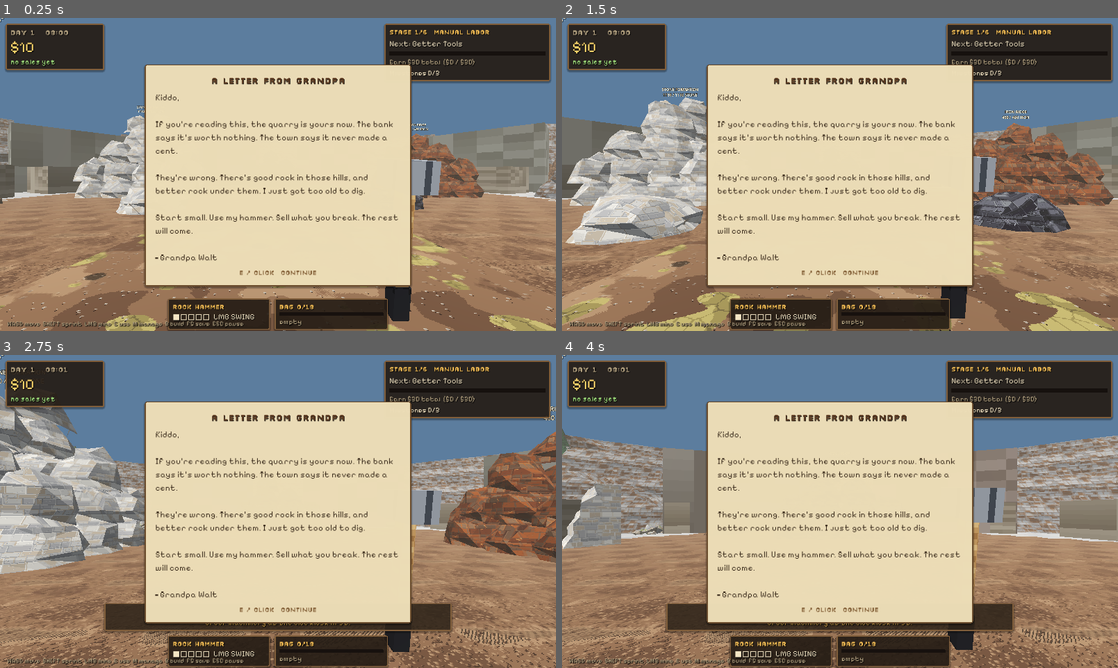
Above: before the commit, frames 1-4 (two rows, left to right).
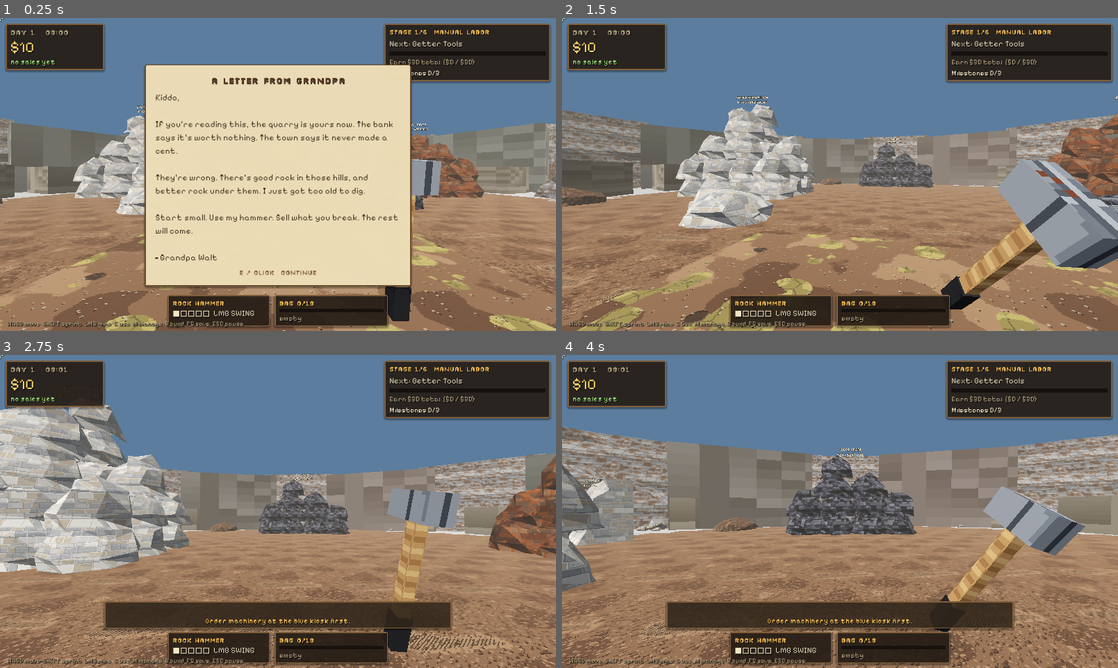
Above: after the commit, the same moments.

Repository: jafetmora79-lab/Quarry-Days
Game: Godot game, scene res://Main.tscn
The game is run twice, just before and just after one commit, with the same random seed, the same clock (stepped at 60 frames per second) and the same inputs.
Inputs (mouse positions are in pixels of both pictures, inside the frame that each line leads up to):
- Up to frame 1 (0.25 s): no input
- Up to frame 2 (1.5 s): tap Enter at 0.5 s; move the mouse to (867, 174) at 0.52 s; hold E (interact) 0.53-1.28 s; hold W (move_forward) from 0.53 s (still down); click (867, 174) at 0.67 s; tap Space at 0.77 s; move the mouse to (812, 174) at 1.27 s; tap E (interact) at 1.35 s; click (812, 174) at 1.42 s
- Up to frame 3 (2.75 s): keep holding W (move_forward); tap Space at 1.52 s; move the mouse to (289, 505) at 2.02 s; hold P (place_machine) from 2.03 s (still down); click (289, 505) at 2.17 s; tap E (interact) at 2.3 s
- Up to frame 4 (4 s): keep holding W (move_forward); move the mouse to (834, 517) at 2.77 s; release P (place_machine) at 2.78 s; tap R (rotate_machine) at 2.85 s; click (834, 517) at 2.92 s; tap Space at 3.02, 3.77 s; tap E (interact) at 3.05, 3.8 s; move the mouse to (878, 514) at 3.52 s; hold Shift (sprint) from 3.53 s (still down); click (878, 514) at 3.67 s

The runs differ from the first frame. In frame 1, 2.0% of the frame differs, in the area x 30-70%, y 88-100%; in frame 2, 65%, in the area x 0-100%, y 14-100%; in frame 3, 59%; in frame 4, 54%.

Commit message:
Phase 5 part 4: cozy office UI, story cards, HUD layout, docs
- Office restyled with the shared pixel theme; WORKERS / UPGRADES (tools,
  personal upgrades, rigs, permit) / STATS (lifetime sales, units by hand /
  staff / rigs, chunks, per-formation excavation); MILESTONES lists stages and
  discoveries.
- Milestone and stage toasts; story cards close with E / Esc / click and hold
  the player still; grandpa's lockbox discovery pays its bond once.
- HUD bottom bar grows upward and the prompt stays above it (no overlap at
  960x540 -> 1280x720 / 1920x1080).
- README / CHANGELOG for Phase 5; tests for story and HUD layout (113 checks).

Co-Authored-By: Claude Opus 5.5 <noreply@anthropic.com>
Claude-Session: https://claude.ai/code/session_01BdFm1wjR5z6zb62xMmDBqQ

Diff:
--- a/scripts/hud.gd
+++ b/scripts/hud.gd
@@ -25,6 +25,7 @@
 var bag_bar: ProgressBar
 var bag_items: Label
 var hint_label: Label
+var bottom: HBoxContainer
 var dura_root: Control
 var dura_bar: ProgressBar
 var dura_label: Label
@@ -117,7 +118,7 @@
 	status_label.custom_minimum_size = Vector2(266, 0)
 	v2.add_child(status_label)
 	# ---- bottom: tool + bag
-	var bottom := HBoxContainer.new()
+	bottom = HBoxContainer.new()
 	bottom.mouse_filter = Control.MOUSE_FILTER_IGNORE
 	bottom.add_theme_constant_override("separation", 8)
 	add_child(bottom)
@@ -132,6 +133,7 @@
 	bottom.offset_right = 190
 	bottom.offset_top = -56
 	bottom.offset_bottom = -8
+	bottom.grow_vertical = Control.GROW_DIRECTION_BEGIN
 	var tp := PanelContainer.new()
 	tp.mouse_filter = Control.MOUSE_FILTER_IGNORE
 	tp.custom_minimum_size = Vector2(176, 0)
@@ -353,6 +355,10 @@
 	prompt_alpha = move_toward(prompt_alpha, want_prompt, delta * 6.0)
 	prompt_panel.modulate.a = prompt_alpha
 	prompt_panel.visible = prompt_alpha > 0.01
+	# keep the prompt just above the tool/bag bar whatever their heights
+	var bar_top := bottom.get_global_rect().position.y
+	prompt_panel.offset_bottom = bar_top - 540.0 - 6.0
+	prompt_panel.offset_top = prompt_panel.offset_bottom - prompt_panel.get_combined_minimum_size().y
 	hint_label.visible = tutorial
 	# durability bar fade
 	dura_timer = maxf(0.0, dura_timer - delta)
--- a/scripts/main.gd
+++ b/scripts/main.gd
@@ -791,6 +791,14 @@
 		art.set_night(1.0 - day)
 
 func _unhandled_input(event: InputEvent) -> void:
+	if hud and hud.card_open():
+		if event.is_action_pressed("interact") or event.is_action_pressed("ui_cancel") or (event is InputEventMouseButton and event.pressed):
+			hud.close_card()
+			if menu == "":
+				player.locked = false
+				Input.mouse_mode = Input.MOUSE_MODE_CAPTURED
+			get_viewport().set_input_as_handled()
+		return
 	if driving and menu == "" and _driving_input(event):
 		return
 	if event.is_action_pressed("ui_cancel"):
@@ -1399,6 +1407,11 @@
 # ===================================================================== Phase 2
 
 func _on_milestone(id: String) -> void:
+	if hud:
+		var titles := {"first_employee": ["Milestone: First Employee", "Remote management (M) and +5% staff productivity"], "mechanized": ["Milestone: Mechanized Quarry", "Conveyor belts and the front loader unlocked"], "automated": ["Milestone: Automated Business", "The east expansion is open"]}
+		var t: Array = titles.get(id, [id, ""])
+		hud.toast(str(t[0]), str(t[1]), "milestone")
+		_sfx_unlock()
 	match id:
 		"first_employee": _notify("Milestone: First Employee - remote management (M) and +5% productivity unlocked")
 		"mechanized": _notify("Milestone: Mechanized Quarry - conveyor belts unlocked at the kiosk")
@@ -2311,7 +2324,8 @@
 func _show_intro() -> void:
 	var st: Dictionary = prog.cfg.get("story", {})
 	if hud and not prog.story["intro_seen"]:
-		hud.show_card(str(st.get("intro_title", "")), str(st.get("intro", "")), func(): prog.story["intro_seen"] = true)
+		player.locked = true
+		hud.show_card(str(st.get("intro_title", "")), str(st.get("intro", "")), func(): prog.story["intro_seen"] = true; player.locked = false)
 
 ## First formation fully cleared: grandpa's lockbox appears where the rock stood.
 func _on_formation_cleared(id: String) -> void:
--- a/scripts/management_ui.gd
+++ b/scripts/management_ui.gd
@@ -2,12 +2,12 @@
 ## Office management interface. Mouse driven; the world is paused while it is open.
 ## Sized for the 960x540 base canvas, which scales cleanly to 1280x720 and 1920x1080.
 
-const TABS := [["staff", "STAFF"], ["hire", "HIRE"], ["payroll", "PAYROLL"], ["production", "PRODUCTION"], ["equipment", "EQUIPMENT"], ["milestones", "MILESTONES"]]
-const INK := Color(0.93, 0.88, 0.74)
-const DIM := Color(0.62, 0.58, 0.48)
-const ACCENT := Color(0.95, 0.74, 0.30)
-const WARN := Color(1.0, 0.45, 0.35)
-const GOOD := Color(0.55, 0.85, 0.45)
+const TABS := [["staff", "WORKERS"], ["hire", "HIRE"], ["payroll", "PAYROLL"], ["production", "PRODUCTION"], ["equipment", "EQUIPMENT"], ["upgrades", "UPGRADES"], ["milestones", "MILESTONES"], ["stats", "STATS"]]
+const INK := QuarryTheme.INK
+const DIM := QuarryTheme.DIM
+const ACCENT := QuarryTheme.ACCENT
+const WARN := QuarryTheme.WARN
+const GOOD := QuarryTheme.GOOD
 
 var game
 var tab := "staff"
@@ -50,7 +50,7 @@
 		var b := Button.new()
 		b.text = t[1]
 		b.toggle_mode = true
-		b.custom_minimum_size = Vector2(96, 0)
+		b.custom_minimum_size = Vector2(88, 0)
 		b.pressed.connect(_set_tab.bind(t[0]))
 		tabs.add_child(b)
 		tab_buttons[t[0]] = b
@@ -67,20 +67,15 @@
 
 func _make_theme() -> Theme:
 	var t := Theme.new()
-	var font: Font = ThemeDB.fallback_font
-	if font is FontFile:
-		var pixel: FontFile = font.duplicate()
-		pixel.antialiasing = TextServer.FONT_ANTIALIASING_NONE
-		pixel.hinting = TextServer.HINTING_NONE
-		pixel.subpixel_positioning = TextServer.SUBPIXEL_POSITIONING_DISABLED
-		t.default_font = pixel
-	t.default_font_size = 12
-	t.set_stylebox("panel", "PanelContainer", _box(Color(0.07, 0.065, 0.055, 0.97), Color(0.62, 0.50, 0.28), 2, 10))
-	t.set_stylebox("normal", "Button", _box(Color(0.16, 0.14, 0.11), Color(0.45, 0.38, 0.24), 1, 4))
-	t.set_stylebox("hover", "Button", _box(Color(0.25, 0.21, 0.14), Color(0.75, 0.6, 0.3), 1, 4))
-	t.set_stylebox("pressed", "Button", _box(Color(0.40, 0.30, 0.13), Color(0.95, 0.74, 0.3), 1, 4))
-	t.set_stylebox("hover_pressed", "Button", _box(Color(0.40, 0.30, 0.13), Color(0.95, 0.74, 0.3), 1, 4))
-	t.set_stylebox("disabled", "Button", _box(Color(0.10, 0.10, 0.09), Color(0.25, 0.23, 0.2), 1, 4))
+	t.default_font = QuarryTheme.body()
+	t.default_font_size = 13
+	var frame := QuarryTheme.panel_box(Color(0.13, 0.1, 0.075, 0.97), QuarryTheme.BORDER_HI, 12, 4)
+	t.set_stylebox("panel", "PanelContainer", frame)
+	t.set_stylebox("normal", "Button", _box(Color(0.24, 0.18, 0.12), Color(0.5, 0.37, 0.23), 2, 4))
+	t.set_stylebox("hover", "Button", _box(Color(0.33, 0.25, 0.15), Color(0.72, 0.56, 0.34), 2, 4))
+	t.set_stylebox("pressed", "Button", _box(Color(0.47, 0.34, 0.16), Color(0.98, 0.76, 0.34), 2, 4))
+	t.set_stylebox("hover_pressed", "Button", _box(Color(0.47, 0.34, 0.16), Color(0.98, 0.76, 0.34), 2, 4))
+	t.set_stylebox("disabled", "Button", _box(Color(0.15, 0.12, 0.1), Color(0.3, 0.26, 0.21), 2, 4))
 	t.set_stylebox("focus", "Button", StyleBoxEmpty.new())
 	for type in ["OptionButton", "CheckBox"]:
 		t.set_stylebox("normal", type, _box(Color(0.12, 0.11, 0.09), Color(0.45, 0.38, 0.24), 1, 4))
@@ -101,7 +96,8 @@
 	b.bg_color = bg
 	b.border_color = border
 	b.set_border_width_all(width)
-	b.set_corner_radius_all(0)
+	b.set_corner_radius_all(2)
+	b.corner_detail = 2
 	b.set_content_margin_all(margin)
 	b.anti_aliasing = false
 	return b
@@ -130,7 +126,7 @@
 
 func _card() -> VBoxContainer:
 	var p := PanelContainer.new()
-	p.add_theme_stylebox_override("panel", _box(Color(0.11, 0.10, 0.085), Color(0.30, 0.26, 0.18), 1, 6))
+	p.add_theme_stylebox_override("panel", _box(Color(0.19, 0.145, 0.1), Color(0.36, 0.28, 0.19), 1, 7))
 	content.add_child(p)
 	var v := VBoxContainer.new()
 	v.add_theme_constant_override("separation", 4)
@@ -150,7 +146,7 @@
 func refresh() -> void:
 	var b: QuarryBusiness = game.business
 	var clock := int(game.state.clock_minutes)
-	header.text = "QUARRY OFFICE   DAY %d  %s   $%d   STAFF %d/%d" % [clock / 1440 + 1, game.fmt_time(clock), game.state.money, b.employees.size(), b.max_employees()]
+	header.text = "GRANDPA WALT'S QUARRY  -  DAY %d  %s   %s   STAFF %d/%d   STAGE: %s" % [clock / 1440 + 1, game.fmt_time(clock), QuarryTheme.money_text(game.state.money), b.employees.size(), b.max_employees(), str(game.prog.stage_info()["title"]).to_upper()]
 	for id in tab_buttons:
 		tab_buttons[id].button_pressed = id == tab
 	for child in content.get_children():
@@ -163,6 +159,8 @@
 		"production": _production(b)
 		"equipment": _equipment()
 		"milestones": _milestones(b)
+		"upgrades": _upgrades()
+		"stats": _stats(b)
 
 # ------------------------------------------------------------------ staff
 
@@ -354,16 +352,23 @@
 	auth.add_child(_label("SALES CLERK MAY SELL", ACCENT))
 	var row := _row()
 	auth.add_child(row)
-	for res in ["limestone", "coal", "iron_ore", "crushed_stone"]:
+	for res in QuarryState.RESOURCE_NAMES:
 		var cb := CheckBox.new()
-		cb.text = "%s (stock %d)" % [res.replace("_", " ").capitalize(), b.stock(res)]
+		cb.text = "%s %d" % [game.prog.display(res), b.stock(res)]
 		cb.button_pressed = b.authorized[res]
 		var key: String = res
 		cb.toggled.connect(func(on): b.authorized[key] = on)
 		row.add_child(cb)
 	var st := _card()
 	st.add_child(_label("STRUCTURES", ACCENT))
-	st.add_child(_label("Storage crate: %d/%d  (limestone %d, coal %d, iron %d, crushed %d)" % [game.state.total(game.state.storage), game.state.storage_capacity(), game.state.storage["limestone"], game.state.storage["coal"], game.state.storage["iron_ore"], game.state.storage["crushed_stone"]], INK, 11))
+	var held := []
+	for res in QuarryState.RESOURCE_NAMES:
+		if int(game.state.storage[res]) > 0:
+			held.append("%s %d" % [game.prog.display(res), int(game.state.storage[res])])
+	st.add_child(_label("Storage crate: %d/%d  %s" % [game.state.total(game.state.storage), game.state.storage_capacity(), ", ".join(held)], INK, 11))
+	for i in range(game.prog.rigs.size()):
+		var r: Dictionary = game.prog.rigs[i]
+		st.add_child(_label("%s #%d at %s: %s, %.0f/h, bin %d/%d" % [game.prog.machine(str(r["type"]))["title"], i + 1, game.prog.fdef(str(r["formation"]))["title"], r["status"], game.prog.rig_rate_per_hour(r), game.prog.rig_bin_total(r), game.prog.rig_bin_cap(r)], INK, 11))
 	for i in range(game.state.crushers.size()):
 		var c: Dictionary = game.state.crushers[i]
 		st.add_child(_label("Crusher #%d: hopper %d, input %d, output %d, %s" % [i + 1, c.get("hopper", 0), c["input"], c["output"], ("running %.0fs" % float(c["remaining"])) if c["running"] else "idle"], INK, 11))
@@ -376,6 +381,25 @@
 # ------------------------------------------------------------------ milestones
 
 func _milestones(b: QuarryBusiness) -> void:
+	var prog: QuarryProgression = game.prog
+	var sc := _card()
+	sc.add_child(_label("QUARRY STAGES", ACCENT))
+	for i in range(prog.stages().size()):
+		var st := prog.stage_info(i)
+		var done := i <= prog.stage
+		sc.add_child(_label("%s %d. %s  -  %s" % ["[x]" if done else "[ ]", i + 1, str(st["title"]).to_upper(), str(st["goal"])], GOOD if done else (ACCENT if i == prog.stage + 1 else DIM), 11))
+		if i == prog.stage + 1:
+			for r in prog.requirement_progress(i):
+				sc.add_child(_label("      %s: %s" % [r[0], "done" if float(r[1]) >= float(r[2]) else "%d / %d" % [int(r[1] if not str(r[0]).begins_with("Clear") else float(r[1]) * 100.0), int(r[2] if not str(r[0]).begins_with("Clear") else float(r[2]) * 100.0)]], DIM, 11))
+	var dc := _card()
+	dc.add_child(_label("DISCOVERIES", ACCENT))
+	var any := false
+	for did in prog.cfg.get("story", {}).get("discoveries", {}):
+		if prog.story["found"].get(did, false):
+			any = true
+			dc.add_child(_label("%s  %s" % [str(prog.discovery(did)["title"]), "(read)" if prog.story["read"].get(did, false) else "(waiting where the rock stood - press E on it)"], INK, 11))
+	if not any:
+		dc.add_child(_label("Nothing yet. Grandpa always said the good stuff is under the rock.", DIM, 11))
 	var info := [
 		["first_employee", "1. FIRST EMPLOYEE", "Hire your first worker.", "Remote management with M anywhere and +5% staff productivity."],
 		["mechanized", "2. MECHANIZED QUARRY", "Own a crusher and employ a machine operator.", "Conveyor belts at the machinery kiosk and the Front Loader in EQUIPMENT."],
@@ -437,3 +461,78 @@
 			piles.add_child(_label("%s: %d" % [f.cfg["piles"][id]["title"], f.piles[id]["amount"]], INK, 11))
 		else:
 			piles.add_child(_label("%s: opens with the east expansion" % f.cfg["piles"][id]["title"], DIM, 11))
+
+# ------------------------------------------------------------------ Phase 5: upgrades and statistics
+
+func _upgrades() -> void:
+	var prog: QuarryProgression = game.prog
+	var st: QuarryState = game.state
+	var tc := _card()
+	tc.add_child(_label("MINING TOOLS", ACCENT))
+	for i in range(prog.tools().size()):
+		var t: Dictionary = prog.tools()[i]
+		var row := _row()
+		tc.add_child(row)
+		var owned := i <= st.tool_tier
+		row.add_child(_label("%s %s  -  %s" % ["[x]" if owned else "[ ]", str(t["title"]), str(t.get("desc", ""))], GOOD if i == st.tool_tier else (INK if owned else DIM), 11))
+		if i == st.tool_tier + 1:
+			row.add_child(_button("Buy $%d  (+%d%%)" % [int(t["cost"]), prog.tool_gain_percent(st.tool_tier, i)], func(): game.buy_next_tool(); _say("Tool upgraded" if st.tool_tier >= i else "Need $%d" % int(t["cost"])), st.money >= int(t["cost"])))
+	var uc := _card()
+	uc.add_child(_label("PERSONAL UPGRADES", ACCENT))
+	for key in game.UPGRADE_MENU:
+		var info: Dictionary = prog.cfg.get("player_upgrades", {}).get(key, {})
+		var row := _row()
+		uc.add_child(row)
+		row.add_child(_label("%s  -  %s" % [str(info.get("title", key)), str(info.get("effect", ""))], INK if not st.upgrades[key] else GOOD, 11))
+		var k: String = key
+		if not st.upgrades[key]:
+			row.add_child(_button("Buy $%d" % int(st.config["upgrades"][key]), func(): game.buy_player_upgrade(k); _say(""), st.money >= int(st.config["upgrades"][key])))
+	var rc := _card()
+	rc.add_child(_label("MINING MACHINES (order at the blue kiosk)", ACCENT))
+	if prog.rigs.is_empty():
+		rc.add_child(_label("No rigs yet. Drilling rigs unlock at the %s stage." % prog.feature_stage_title("drill_rig"), DIM, 11))
+	for i in range(prog.rigs.size()):
+		var r: Dictionary = prog.rigs[i]
+		var row := _row()
+		rc.add_child(row)
+		row.add_child(_label("%s #%d  Lv %d  @ %s  -  %s" % [prog.machine(str(r["type"]))["title"], i + 1, int(r["level"]) + 1, prog.fdef(str(r["formation"]))["title"], r["status"]], INK, 11))
+		var up := prog.rig_upgrade_info(r)
+		var rr := r
+		if not up.is_empty():
+			row.add_child(_button("Upgrade $%d" % int(up["cost"]), func(): _say(str(up["effect"]) if prog.upgrade_rig(rr) else "Need $%d" % int(up["cost"])), st.money >= int(up["cost"])))
+		row.add_child(_button("Turn off" if bool(r["on"]) else "Turn on", func(): rr["on"] = not bool(rr["on"]); _say("")))
+	var ec := _card()
+	ec.add_child(_label("DEEP EXCAVATION", ACCENT))
+	if prog.level_unlocked >= 2:
+		ec.add_child(_label("The lower level is open: copper vein and gold seam, reached by the ramp.", GOOD, 11))
+	else:
+		var why := prog.permit_block_reason()
+		var row := _row()
+		ec.add_child(row)
+		row.add_child(_label("Excavation permit: dig a 3.5 m lower level into the pit floor.", INK, 11))
+		row.add_child(_button("Buy $%d" % prog.permit_cost() if why == "" else why, func(): game.buy_permit(); _say("The lower level is open!"), why == ""))
+
+func _stats(b: QuarryBusiness) -> void:
+	var prog: QuarryProgression = game.prog
+	var st: QuarryState = game.state
+	var c := _card()
+	c.add_child(_label("BUSINESS", ACCENT))
+	var vehicles: int = game.fleet.vehicles.size()
+	c.add_child(_label("Lifetime sales %s   -   cash %s   -   day %d" % [QuarryTheme.money_text(st.earned), QuarryTheme.money_text(st.money), int(st.clock_minutes) / 1440 + 1], INK, 11))
+	c.add_child(_label("Staff %d   -   crushers %d   -   rigs %d   -   vehicles %d   -   tool: %s" % [b.employees.size(), st.crushers.size(), prog.rigs.size(), vehicles, prog.tool()["title"]], INK, 11))
+	var m := _card()
+	m.add_child(_label("ROCK MINED (units)", ACCENT))
+	m.add_child(_label("By hand %d   -   by staff %d   -   by rigs %d   -   chunks broken off %d" % [int(prog.stats["hand"]), int(prog.stats["crew"]), int(prog.stats["rigs"]), int(prog.stats["chunks"])], INK, 11))
+	var f := _card()
+	f.add_child(_label("FORMATIONS", ACCENT))
+	for id in prog.formation_ids():
+		if not st.deposits.has(id):
+			f.add_child(_label("%s  -  lower level (locked)" % prog.fdef(id)["title"], DIM, 11))
+			continue
+		var left := prog.units_left(id)
+		var total := prog.max_units(id)
+		var frac := 1.0 - float(left) / float(maxi(1, total))
+		var bar := ""
+		for k in range(20):
+			bar += "|" if float(k) / 20.0 < frac else "."
+		f.add_child(_label("%-16s [%s] %3d%% excavated   %d / %d %s left" % [prog.fdef(id)["title"], bar, int(frac * 100.0), left, total, prog.display(str(prog.fdef(id)["resource"]))], GOOD if left <= 0 else INK, 11))
--- a/tests/test_access.gd
+++ b/tests/test_access.gd
@@ -8,6 +8,8 @@
 	var game = load("res://Main.tscn").instantiate()
 	root.add_child(game)
 	await physics_frame
+	await process_frame
+	game.hud.close_card() # Phase 5: a new game opens with grandpa's letter
 	game.scripted_input = true
 	var failures := 0
 	for x in [-14.0, 14.0]:
--- a/tests/test_phase3.gd
+++ b/tests/test_phase3.gd
@@ -363,7 +363,7 @@
 	game._open_menu("manage")
 	var frame: Control = game.management.get_child(0)
 	var widest := 0.0
-	for t in ["staff", "hire", "payroll", "production", "equipment", "milestones"]:
+	for t in ["staff", "hire", "payroll", "production", "equipment", "upgrades", "milestones", "stats"]:
 		game.management._set_tab(t)
 		await process_frame
 		widest = maxf(widest, frame.get_combined_minimum_size().x)
--- a/tests/test_phase5.gd
+++ b/tests/test_phase5.gd
@@ -38,6 +38,7 @@
 	await scene_mining()
 	await scene_more()
 	await scene_deep()
+	await scene_story_hud()
 	print("RESULT: %d checks, %d failures" % [checks, failures.size()])
 	quit(0 if failures.is_empty() else 1)
 
@@ -542,3 +543,49 @@
 	check(live(game, "QuarryRig") == 2 and live(game, "QuarryFormation") == 5, "14 repeated loads do not duplicate machines or formations")
 	game.queue_free()
 	await process_frame
+
+# ------------------------------------------------------------------ 11 story discovery, 9 HUD layout
+
+func scene_story_hud() -> void:
+	var game = load("res://Main.tscn").instantiate()
+	root.add_child(game)
+	await process_frame
+	await physics_frame
+	game.hud.close_card()
+	var prog: QuarryProgression = game.prog
+	game.state.tool_tier = 4
+	for i in range(prog.column_count("coal_mountain")):
+		prog.extract("coal_mountain", i, 1e7)
+	check(prog.units_left("coal_mountain") == 0 and prog.story["found"].get("first_clear", false) and game.discovery_nodes.has("first_clear"), "11 clearing the first formation reveals grandpa's lockbox")
+	var box = game.discovery_nodes["first_clear"]
+	game._close_menu()
+	var m0: int = game.state.money
+	game._interact(box)
+	var reward := int(prog.discovery("first_clear")["reward"])
+	check(game.hud.card_open() and game.hud.card_title.text == "GRANDPA'S LOCKBOX" and game.hud.card_body.text.contains("copper"), "11 the discovery card tells of the deeper minerals")
+	check(game.state.money == m0 + reward and prog.story["read"]["first_clear"], "11 the old savings bond pays $%d once" % reward)
+	game.hud.close_card()
+	game._save()
+	game._load()
+	await process_frame
+	check(not game.discovery_nodes.has("first_clear") and game.state.money == m0 + reward and prog.read_discovery("first_clear") == 0, "14 a read discovery stays read after loading (no second reward)")
+	# HUD layout: panels inside the 960x540 canvas and not overlapping
+	game.hud.set_prompt("LMB: mine Stone  -  Stone Formation  1110 / 1110 left")
+	game.hud.set_message("Bag full! Sell at the booth or store at the crate. Extra rock drops beside the formation.")
+	game.hud.refresh_panels()
+	for i in range(10):
+		await process_frame
+	var rects := []
+	for n in [game.hud.time_label.get_parent().get_parent(), game.hud.stage_label.get_parent().get_parent(), game.hud.tool_label.get_parent().get_parent().get_parent(), game.hud.prompt_panel]:
+		rects.append(Rect2(n.get_global_rect()))
+	var inside := true
+	for r in rects:
+		inside = inside and Rect2(0, 0, 960, 540).encloses(r)
+	var overlap := false
+	for i in range(rects.size()):
+		for j in range(i + 1, rects.size()):
+			overlap = overlap or rects[i].intersects(rects[j])
+	check(inside and not overlap, "9 HUD panels fit the 960x540 base canvas without overlapping: %s" % str(rects))
+	check(game.hud.money_label.get_theme_font("font") is FontFile and (game.hud.money_label.get_theme_font("font") as FontFile).antialiasing == TextServer.FONT_ANTIALIASING_NONE, "9 the HUD uses the crisp pixel font")
+	game.queue_free()
+	await process_frame
Not shown, changed: CHANGELOG.md
